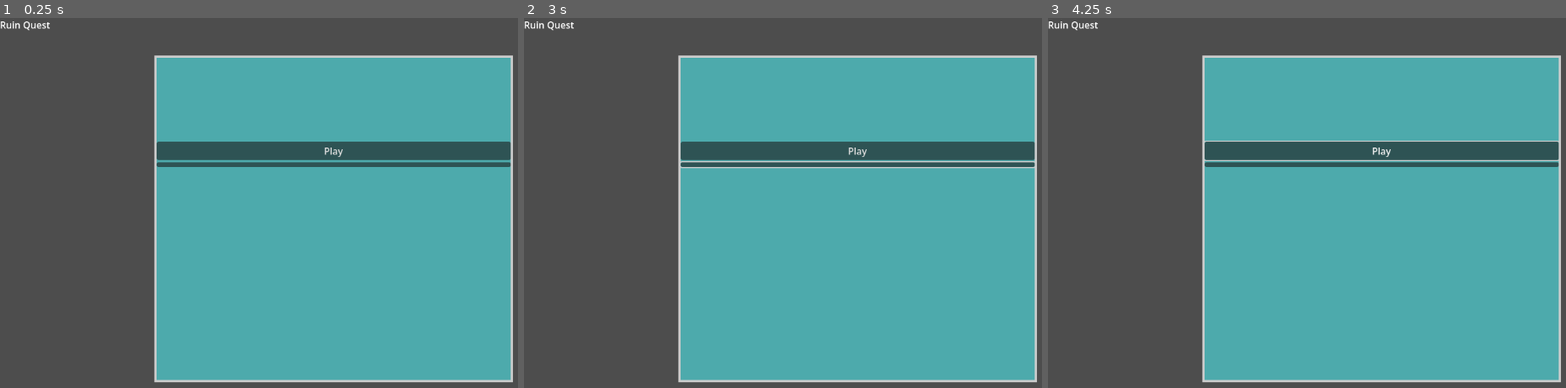
Above: before the commit, frames 1-3 (left to right).
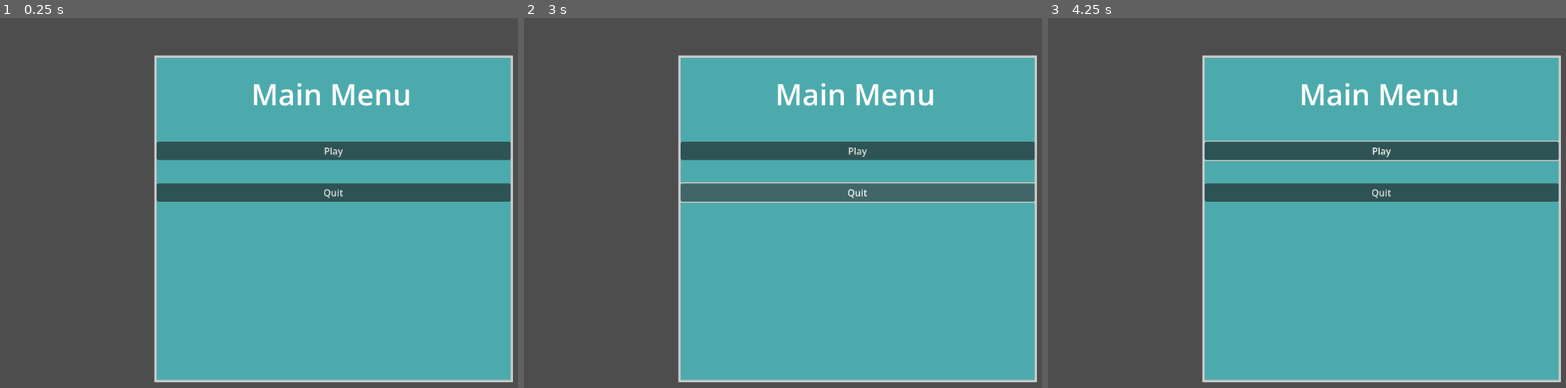
Above: after the commit, the same moments.

Repository: jwang5-dot/12-DT-Project
Game: Godot game, scene res://mainmenu.tscn
Two runs of this game, one before a commit and one after it. Both use one fixed random seed, a clock stepped at 60 frames per second and the inputs below. Before the commit the project has no main scene; this scene is started directly in both runs.
Inputs (mouse positions are in pixels of both pictures, inside the frame that each line leads up to; where the layout moved, square brackets give the same spot in the first picture):
- Up to frame 1 (0.25 s): no input
- Up to frame 2 (3 s): click "Play" at 0.5 s; click "Play" at 1.25 s; click (855, 191) [855, 166] at 2 s; move the mouse to (1010, 188) at 2.77 s; hold Right (ui_right) from 2.78 s (still down)
- Up to frame 3 (4.25 s): keep holding Right (ui_right); tap Up (ui_up) at 3.02 s; tap Enter (ui_accept) at 3.5, 3.77 s; move the mouse to (1250, 228) at 3.52 s

The runs differ from the first frame. In frame 1, 5.2% of the frame differs, in the area x 0-99%, y 0-50%; in frame 2, 6.0%; in frame 3, 5.2%.

Commit message:
Linked Main Menu

Diff:
--- /dev/null
+++ b/assessment-game/mainmenu.gd
@@ -0,0 +1,10 @@
+extends Control
+
+
+func _play() -> void:
+	get_tree().call_deferred("change_scene_to_file", "res://scenes/level.tscn")
+
+
+
+func _quit() -> void:
+	get_tree().quit()
--- a/assessment-game/mainmenu.tscn
+++ b/assessment-game/mainmenu.tscn
@@ -1,4 +1,6 @@
 [gd_scene format=3 uid="uid://dd3qjjkboj5yi"]
+
+[ext_resource type="Script" uid="uid://5urilrmdgfjf" path="res://mainmenu.gd" id="1_cmhrf"]
 
 [sub_resource type="StyleBoxFlat" id="StyleBoxFlat_loy4s"]
 content_margin_top = 147.0
@@ -8,6 +10,9 @@
 border_width_right = 4
 border_width_bottom = 4
 
+[sub_resource type="LabelSettings" id="LabelSettings_loy4s"]
+font_size = 50
+
 [node name="Control" type="Control" unique_id=1504643729]
 layout_mode = 3
 anchors_preset = 15
@@ -15,12 +20,7 @@
 anchor_bottom = 1.0
 grow_horizontal = 2
 grow_vertical = 2
-
-[node name="Label" type="Label" parent="." unique_id=722119871]
-layout_mode = 0
-offset_right = 40.0
-offset_bottom = 23.0
-text = "Ruin Quest"
+script = ExtResource("1_cmhrf")
 
 [node name="PanelContainer" type="PanelContainer" parent="." unique_id=1170390896]
 layout_mode = 0
@@ -32,6 +32,7 @@
 
 [node name="VBoxContainer" type="VBoxContainer" parent="PanelContainer" unique_id=1886486837]
 layout_mode = 2
+theme_override_constants/separation = 40
 
 [node name="Button" type="Button" parent="PanelContainer/VBoxContainer" unique_id=421905610]
 layout_mode = 2
@@ -39,3 +40,13 @@
 
 [node name="Button2" type="Button" parent="PanelContainer/VBoxContainer" unique_id=1344334416]
 layout_mode = 2
+text = "Quit"
+
+[node name="Label" type="Label" parent="." unique_id=722119871]
+layout_mode = 0
+offset_left = 428.0
+offset_top = 95.0
+offset_right = 730.0
+offset_bottom = 164.0
+text = "Main Menu"
+label_settings = SubResource("LabelSettings_loy4s")
--- a/assessment-game/project.godot
+++ b/assessment-game/project.godot
@@ -11,6 +11,7 @@
 [application]
 
 config/name="Assessment-game"
+run/main_scene="uid://dd3qjjkboj5yi"
 config/features=PackedStringArray("4.6", "Forward Plus")
 config/icon="res://icon.svg"
 
Not shown, added: assessment-game/mainmenu.gd.uid
